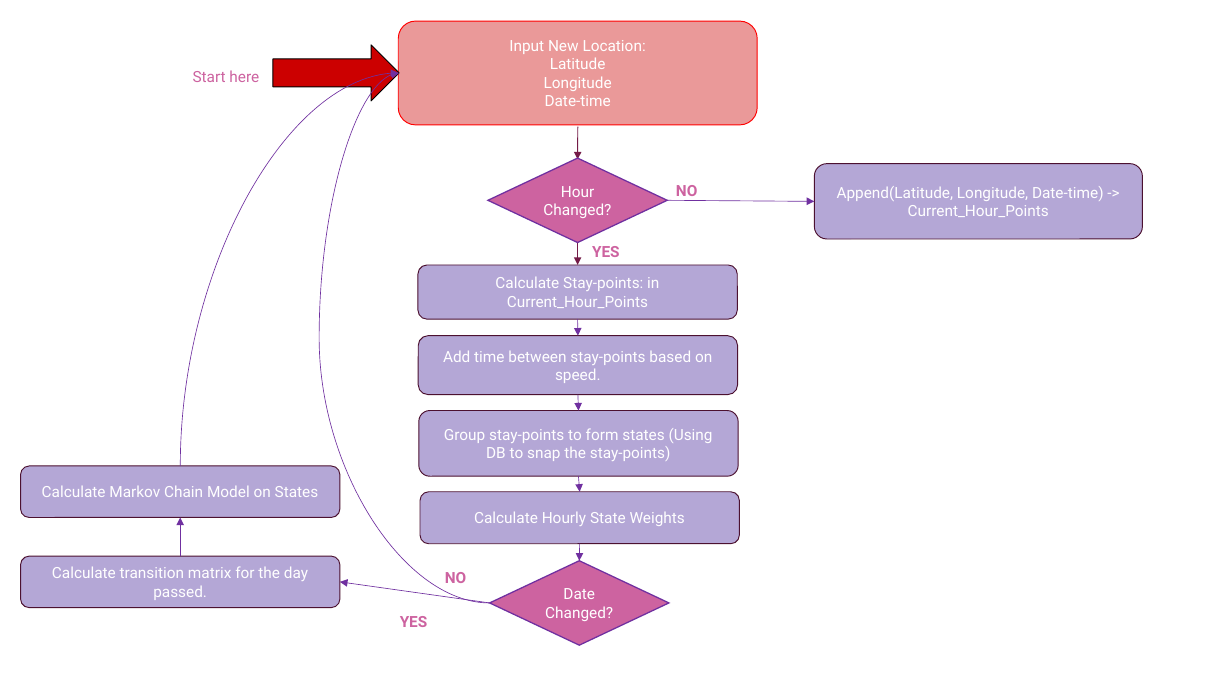
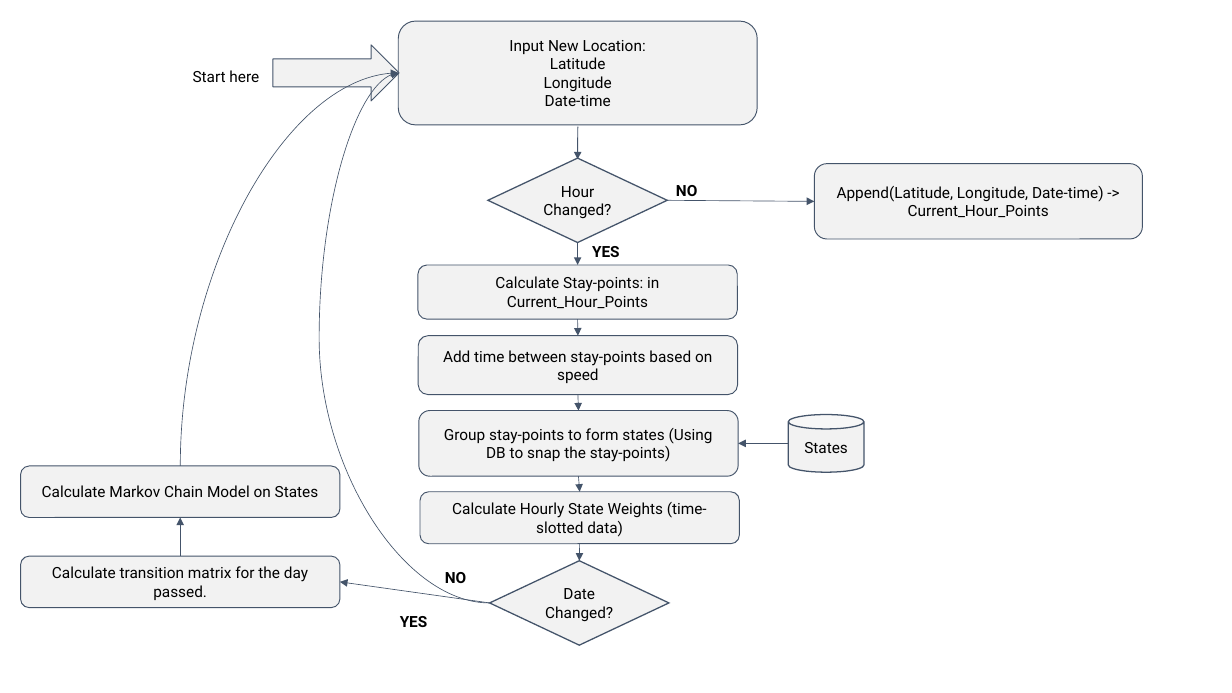
Before and after one commit to shank121991/winthesislocation, a slide deck: slide 1 of Writings/overview diagrams.pptx. Drawn at 1232x693 pixels with LibreOffice and Linux fonts; fonts in the diff are those of the drawing. Boxes give left, top, right and bottom in pixels: in the first picture for what was removed or moved away, otherwise in the second. Text is boxed around its words. In the diff, an @@ line names an element or a change of style, - is before the commit and + after.

```diff
--- a/Writings/overview diagrams.pptx
+++ b/Writings/overview diagrams.pptx
@@ rounded rectangle "Input New Location:" at box(398, 21, 757, 125): text colour #FFFFFF to #000000; fill #EA9999 to #F2F2F2; outline #FF0000 0.75 pt to #44546A 0.75 pt @@
@@ right arrow at box(273, 45, 399, 102): fill #CC0000 to #F2F2F2; outline #000000 0.75 pt to #44546A 0.75 pt @@
@@ curved arrow (180, 466) - (398, 73): stroke #7030A0 0.5 pt to #44546A 0.5 pt @@
@@ curved arrow (490, 604) - (399, 73): stroke #7030A0 0.5 pt to #44546A 0.5 pt @@
@@ line (578, 125) - (578, 125): stroke #000000 0.75 pt to #44546A 0.75 pt @@
@@ arrow (578, 127) - (578, 160): stroke #741B47 0.75 pt to #44546A 0.75 pt @@
@@ diamond "Hour Changed?" at box(488, 158, 667, 242): text colour #FFFFFF to #000000; fill #CD63A0 to #F2F2F2; outline #7030A0 1 pt to #44546A 1 pt @@
@@ arrow (667, 201) - (814, 201): stroke #7030A0 0.5 pt to #44546A 0.5 pt @@
@@ arrow (578, 242) - (578, 265): stroke #741B47 0.75 pt to #44546A 0.75 pt @@
@@ arrow (578, 319) - (578, 335): stroke #7030A0 0.5 pt to #44546A 0.5 pt @@
@@ rounded rectangle "Add time between stay-points based ..." at box(419, 335, 738, 395): fill #B4A7D6 to #F2F2F2; outline #4C1130 0.75 pt to #44546A 0.75 pt @@
@@ text in rounded rectangle at box(443, 350, 712, 383): text changed; text colour #FFFFFF to #000000 @@
-Add time between stay-points based on speed.
+Add time between stay-points based on speed
@@ arrow (578, 395) - (579, 410): stroke #7030A0 0.5 pt to #44546A 0.5 pt @@
@@ cylinder added at box(788, 415, 864, 472), fill #F2F2F2, outline #44546A 1 pt, 12 pt, text #000000 @@
+States
@@ arrow added from (788, 444) to (738, 444), #44546A 0.5 pt @@
@@ arrow (579, 476) - (579, 492): stroke #7030A0 0.5 pt to #44546A 0.5 pt @@
@@ rounded rectangle "Calculate Hourly State Weights (time-slotted ..." at box(421, 492, 740, 543): fill #B4A7D6 to #F2F2F2; outline #4C1130 0.75 pt to #44546A 0.75 pt @@
@@ text in rounded rectangle at box(452, 502, 707, 537): text changed; text colour #FFFFFF to #000000 @@
-Calculate Hourly State Weights
+Calculate Hourly State Weights (time-slotted data)
@@ arrow (180, 556) - (180, 518): stroke #7030A0 0.5 pt to #44546A 0.5 pt @@
@@ text colour #FFFFFF to #000000; fill #B4A7D6 to #F2F2F2; outline #4C1130 0.75 pt to #44546A 0.75 pt in 5 elements at box(814, 164, 1142, 239), box(418, 265, 738, 320), box(419, 410, 738, 476), box(20, 466, 340, 518), box(20, 556, 340, 608) @@
@@ text colour #CD63A0 to #000000 in 5 elements at box(193, 70, 259, 82), box(592, 246, 620, 257), box(676, 185, 697, 196), box(400, 616, 428, 627), box(445, 572, 466, 583) @@
@@ diamond "Date Changed?" at box(490, 561, 669, 645): text colour #FFFFFF to #000000; fill #CD63A0 to #F2F2F2; outline #7030A0 1 pt to #44546A 1 pt @@
@@ arrow (579, 543) - (579, 561): stroke #7030A0 0.5 pt to #44546A 0.5 pt @@
@@ arrow (490, 604) - (340, 582): stroke #7030A0 0.5 pt to #44546A 0.5 pt @@
@@ text removed at box(379, 587, 400, 591) @@
-NO
```
Also in this commit, not shown: 1 other slide changed, 14 slides added, 48 other files.
